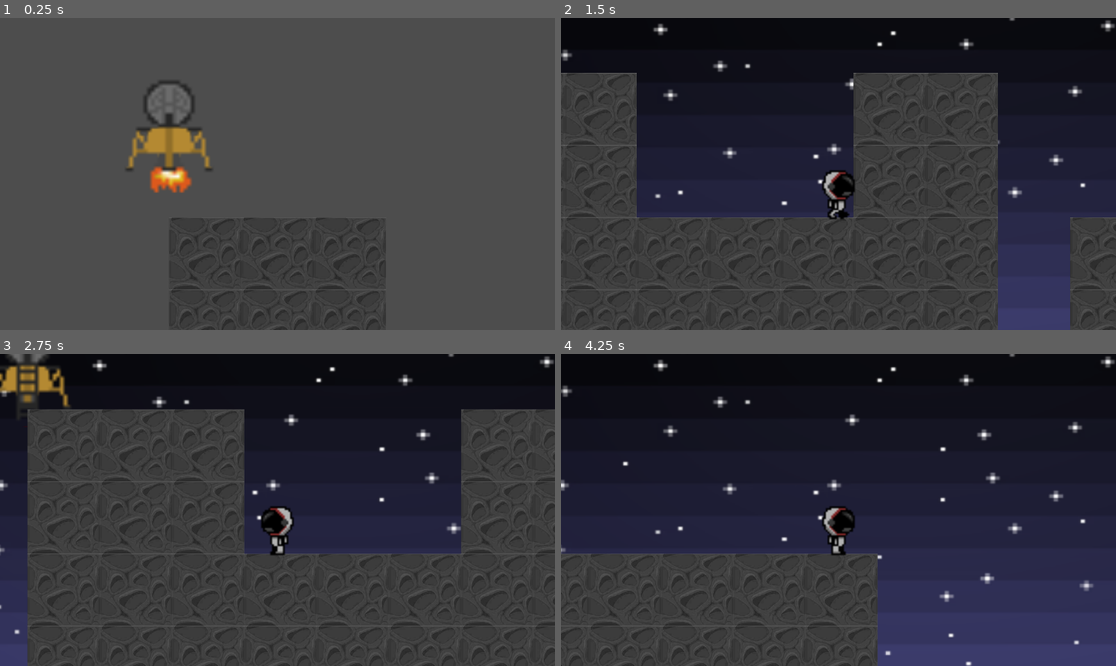
Above: before the commit, frames 1-4 (two rows, left to right).
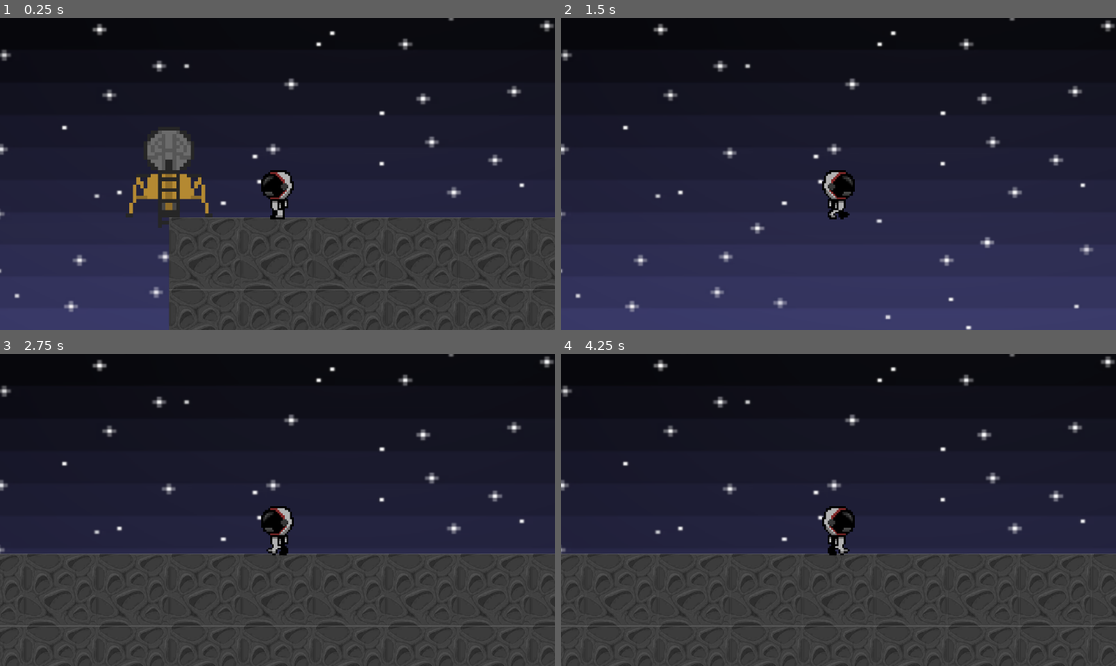
Above: after the commit, the same moments.

Repository: JinxedGrim/MoonGame
Game: Godot game, scene res://Scenes/Initial/root.tscn
Two runs of this game, one before a commit and one after it. Both use one fixed random seed, a clock stepped at 60 frames per second and the inputs below.
Inputs:
- Up to frame 1 (0.25 s): no input
- Up to frame 2 (1.5 s): hold Right (Right) from 0.53 s (still down); tap Space (Jump) at 0.77 s; tap Enter at 1.25 s
- Up to frame 3 (2.75 s): tap Space (Jump) at 1.52 s; release Right (Right) at 2.03 s; hold A (Left) from 2.03 s (still down)
- Up to frame 4 (4.25 s): release A (Left) at 2.78 s; hold Right (Right) from 2.78 s (still down); tap Space (Jump) at 3.02, 3.5, 3.77 s

The runs differ from the first frame. In frame 1, 75% of the frame differs, in the area x 0-100%, y 0-100%; in frame 2, 36%; in frame 3, 25%; in frame 4, 11%.

Commit message:
Added several new prefabs including enemy, satelite and a few others

Diff:
--- a/Scenes/Initial/LanderCutscene.gd
+++ b/Scenes/Initial/LanderCutscene.gd
@@ -25,14 +25,11 @@
 
 func _physics_process(delta: float) -> void:
 	var updateAnimation = false
-	var player = get_parent().get_node("CharacterBody2D")
 
 	if IsLanding:
 		# Apply gravity only if not yet on the floor
 		if not is_on_floor():
 			velocity += get_gravity() * delta
-
-			player.visible = false
 
 			if AnimMode == AnimationMode.Idle:
 				updateAnimation = true
--- a/Scenes/Initial/root.gd
+++ b/Scenes/Initial/root.gd
@@ -1,25 +1,70 @@
 extends Node2D
 
 const LevelWidth = 100   # Longer level for more fun
+const LevelHeight = 4   # Longer level for more fun
 const TileScale = 10
 var hasSpawned = false
 var TileTexture: Texture2D
+var SatScene := preload("res://Scenes/Satelite/Satelite.tscn")
+
 
 func _ready() -> void:
 	TileTexture = load("res://Assets/Tiles/Tile_1.png")
-	_generateRandomLevel()
-	var lander = $LunarLander  # shorthand for get_node("AnimatedSprite2D")
+	GenerateTestLevel()
+	var landerPrefab = $LanderPrefab  # shorthand for get_node("AnimatedSprite2D")
+	var lander = landerPrefab.get_node("LunarLander")
 	lander.IsLanding = true
+
+func _process(delta: float) -> void:
+	var landerPrefab = $LanderPrefab  # shorthand for get_node("AnimatedSprite2D")
+	var lander = landerPrefab.get_node("LunarLander")
 	var player = $CharacterBody2D  # shorthand for get_node("AnimatedSprite2D")
 
-func _process(delta: float) -> void:
-	var lander = $LunarLander  # shorthand for get_node("AnimatedSprite2D")
-	var player = $CharacterBody2D  # shorthand for get_node("AnimatedSprite2D")
 	if lander.IsLanding == false:
 		lander.LadderOut = true
 		if not hasSpawned:
 			player.visible = true;
 			hasSpawned = true
+
+func _spawnTile(x, y, scale, textureToUse):
+	var tex_size = textureToUse.get_size()
+	var tile = StaticBody2D.new()
+	var tileSprite = Sprite2D.new()
+	tileSprite.texture = TileTexture
+	tileSprite.position = Vector2(TileScale / 2, TileScale / 2)
+	tileSprite.scale = Vector2(TileScale / tex_size.x, TileScale / tex_size.y)
+	tile.add_child(tileSprite)
+
+	# Physics
+	var collider = CollisionShape2D.new()
+	var shape = RectangleShape2D.new()
+	shape.size = Vector2(TileScale, TileScale)
+	collider.shape = shape
+	collider.position = Vector2(TileScale / 2, TileScale / 2)
+	tile.add_child(collider)
+
+	# Placement
+	var x_pos = x * TileScale
+	var y_pos = y * TileScale
+	tile.position = Vector2(x_pos, y_pos)
+
+	add_child(tile)
+
+
+func GenerateTestLevel() -> void:
+	var tex_size = TileTexture.get_size()
+	for x in range(LevelWidth):
+		for y in range(LevelHeight):
+
+			if y == 0 and x == LevelWidth - 1:
+				_spawnTile(x, y, TileScale, TileTexture)
+				var sat = SatScene.instantiate()
+				sat.position = Vector2(x*TileScale,(y-1)*TileScale)
+				add_child(sat)
+				continue
+
+			_spawnTile(x, y, TileScale, TileTexture)
+
 
 func _generateRandomLevel() -> void:
 	var current_step = 0
@@ -44,9 +89,6 @@
 			var tileSprite = Sprite2D.new()
 			if TileTexture != null:
 				tileSprite.texture = TileTexture
-			else:
-				tileSprite.texture = PlaceholderTexture2D.new()
-				tileSprite.texture.size = Vector2(64, 64)
 
 			tileSprite.centered = false
 			tileSprite.texture_filter = CanvasItem.TEXTURE_FILTER_NEAREST
--- a/Scenes/Initial/root.tscn
+++ b/Scenes/Initial/root.tscn
@@ -4,62 +4,51 @@
 [ext_resource type="Script" uid="uid://dtmukjy4ibm2j" path="res://Scenes/Initial/camera_2d.gd" id="2_0r7px"]
 [ext_resource type="Texture2D" uid="uid://1gpc4k3a3w1x" path="res://Assets/Player/Cosmonaught/Cosmonaught.png" id="2_wfgyk"]
 [ext_resource type="Texture2D" uid="uid://o8dyf8ud2dwq" path="res://Assets/Player/Cosmonaught/walking.png" id="3_b8phq"]
-[ext_resource type="Texture2D" uid="uid://bi5mmhqtods6w" path="res://Assets/MissionObjects/MissionObjects.png" id="5_0r7px"]
-[ext_resource type="Script" uid="uid://difn4ktlg814d" path="res://Scenes/Initial/LanderCutscene.gd" id="5_qib2g"]
+[ext_resource type="Texture2D" uid="uid://dhdflgtb27ps5" path="res://Assets/Player/Cosmonaught/astronaut_moveset.png" id="4_37rhu"]
 [ext_resource type="Script" uid="uid://dkh5dknfl24p4" path="res://Scenes/Initial/character_body_2d.gd" id="6_37rhu"]
 [ext_resource type="Script" uid="uid://bcxoiu7lsfk0h" path="res://Scenes/Initial/PlayerHudController.gd" id="6_hud"]
 [ext_resource type="Texture2D" uid="uid://cquj3fe7tqqbu" path="res://Assets/Sky/sky.png" id="7_mu1ri"]
+[ext_resource type="PackedScene" uid="uid://wyqdx5p51al1" path="res://Scenes/Lander_Prefab/LanderPrefab.tscn" id="8_qib2g"]
 
 [sub_resource type="AtlasTexture" id="AtlasTexture_4nrli"]
-atlas = ExtResource("5_0r7px")
-region = Rect2(0, 0, 32, 32)
+atlas = ExtResource("4_37rhu")
+region = Rect2(64, 32, 32, 32)
 
 [sub_resource type="AtlasTexture" id="AtlasTexture_rbs6e"]
-atlas = ExtResource("5_0r7px")
-region = Rect2(32, 0, 32, 32)
+atlas = ExtResource("4_37rhu")
+region = Rect2(96, 32, 32, 32)
 
 [sub_resource type="AtlasTexture" id="AtlasTexture_3n4lb"]
-atlas = ExtResource("5_0r7px")
-region = Rect2(64, 0, 32, 32)
+atlas = ExtResource("4_37rhu")
+region = Rect2(128, 32, 32, 32)
 
 [sub_resource type="AtlasTexture" id="AtlasTexture_nvdal"]
-atlas = ExtResource("5_0r7px")
+atlas = ExtResource("4_37rhu")
 region = Rect2(0, 32, 32, 32)
 
-[sub_resource type="SpriteFrames" id="SpriteFrames_cdy35"]
-animations = [{
-"frames": [{
-"duration": 1.0,
-"texture": SubResource("AtlasTexture_4nrli")
-}, {
-"duration": 1.0,
-"texture": SubResource("AtlasTexture_rbs6e")
-}],
-"loop": true,
-"name": &"Flying",
-"speed": 7.0
-}, {
-"frames": [{
-"duration": 1.0,
-"texture": SubResource("AtlasTexture_3n4lb")
-}],
-"loop": true,
-"name": &"Idle",
-"speed": 5.0
-}, {
-"frames": [{
-"duration": 1.0,
-"texture": SubResource("AtlasTexture_nvdal")
-}],
-"loop": true,
-"name": &"LadderOut",
-"speed": 5.0
-}]
+[sub_resource type="AtlasTexture" id="AtlasTexture_cdy35"]
+atlas = ExtResource("4_37rhu")
+region = Rect2(128, 0, 32, 32)
 
-[sub_resource type="GDScript" id="GDScript_qib2g"]
+[sub_resource type="AtlasTexture" id="AtlasTexture_ikjv5"]
+atlas = ExtResource("4_37rhu")
+region = Rect2(0, 32, 32, 32)
 
-[sub_resource type="RectangleShape2D" id="RectangleShape2D_qib2g"]
-size = Vector2(12, 13)
+[sub_resource type="AtlasTexture" id="AtlasTexture_k2kiu"]
+atlas = ExtResource("4_37rhu")
+region = Rect2(32, 32, 32, 32)
+
+[sub_resource type="AtlasTexture" id="AtlasTexture_0cgp3"]
+atlas = ExtResource("4_37rhu")
+region = Rect2(0, 64, 32, 32)
+
+[sub_resource type="AtlasTexture" id="AtlasTexture_xpx2e"]
+atlas = ExtResource("4_37rhu")
+region = Rect2(32, 64, 32, 32)
+
+[sub_resource type="AtlasTexture" id="AtlasTexture_ecvap"]
+atlas = ExtResource("4_37rhu")
+region = Rect2(64, 64, 32, 32)
 
 [sub_resource type="AtlasTexture" id="AtlasTexture_0r7px"]
 atlas = ExtResource("3_b8phq")
@@ -81,11 +70,61 @@
 animations = [{
 "frames": [{
 "duration": 1.0,
+"texture": SubResource("AtlasTexture_4nrli")
+}, {
+"duration": 1.0,
+"texture": SubResource("AtlasTexture_rbs6e")
+}, {
+"duration": 1.0,
+"texture": SubResource("AtlasTexture_3n4lb")
+}],
+"loop": true,
+"name": &"GunWalking",
+"speed": 5.0
+}, {
+"frames": [{
+"duration": 1.0,
 "texture": ExtResource("2_wfgyk")
 }],
 "loop": true,
 "name": &"Idle",
 "speed": 5.0
+}, {
+"frames": [{
+"duration": 1.0,
+"texture": SubResource("AtlasTexture_nvdal")
+}],
+"loop": true,
+"name": &"Interact",
+"speed": 5.0
+}, {
+"frames": [{
+"duration": 1.0,
+"texture": SubResource("AtlasTexture_cdy35")
+}, {
+"duration": 1.0,
+"texture": SubResource("AtlasTexture_ikjv5")
+}, {
+"duration": 1.0,
+"texture": SubResource("AtlasTexture_k2kiu")
+}],
+"loop": true,
+"name": &"InteractWalking",
+"speed": 5.0
+}, {
+"frames": [{
+"duration": 1.0,
+"texture": SubResource("AtlasTexture_0cgp3")
+}, {
+"duration": 1.0,
+"texture": SubResource("AtlasTexture_xpx2e")
+}, {
+"duration": 1.0,
+"texture": SubResource("AtlasTexture_ecvap")
+}],
+"loop": true,
+"name": &"Shock",
+"speed": 3.0
 }, {
 "frames": [{
 "duration": 1.0,
@@ -114,20 +153,6 @@
 [node name="PlayerHudController" type="CanvasLayer" parent="." unique_id=123456789]
 script = ExtResource("6_hud")
 
-[node name="LunarLander" type="CharacterBody2D" parent="." unique_id=282141466]
-position = Vector2(0, -30)
-script = ExtResource("5_qib2g")
-
-[node name="LanderSprite" type="AnimatedSprite2D" parent="LunarLander" unique_id=1890200277]
-scale = Vector2(0.5, 0.5)
-sprite_frames = SubResource("SpriteFrames_cdy35")
-animation = &"Flying"
-script = SubResource("GDScript_qib2g")
-
-[node name="LanderCollider" type="CollisionShape2D" parent="LunarLander" unique_id=440124783]
-position = Vector2(0, -1)
-shape = SubResource("RectangleShape2D_qib2g")
-
 [node name="CharacterBody2D" type="CharacterBody2D" parent="." unique_id=1451957606]
 show_behind_parent = true
 top_level = true
@@ -136,6 +161,7 @@
 script = ExtResource("6_37rhu")
 
 [node name="AnimatedSprite2D" type="AnimatedSprite2D" parent="CharacterBody2D" unique_id=1267833415]
+texture_filter = 1
 scale = Vector2(0.25, 0.25)
 sprite_frames = SubResource("SpriteFrames_4nrli")
 animation = &"Idle"
@@ -155,3 +181,5 @@
 position = Vector2(1.0728836e-06, 3.500001)
 scale = Vector2(0.14255321, 0.1131757)
 texture = ExtResource("7_mu1ri")
+
+[node name="LanderPrefab" parent="." unique_id=1445736981 instance=ExtResource("8_qib2g")]
--- /dev/null
+++ b/Scenes/IntroSplash/MainMenu.tscn
@@ -0,0 +1,3 @@
+[gd_scene format=3 uid="uid://bb45nvwmmremc"]
+
+[node name="MainMenu" type="Node2D" unique_id=1736069861]
--- /dev/null
+++ b/Scenes/Lander_Prefab/LanderPrefab.tscn
@@ -0,0 +1,72 @@
+[gd_scene format=3 uid="uid://wyqdx5p51al1"]
+
+[ext_resource type="Script" uid="uid://difn4ktlg814d" path="res://Scenes/Initial/LanderCutscene.gd" id="1_lewvn"]
+[ext_resource type="Texture2D" uid="uid://bi5mmhqtods6w" path="res://Assets/MissionObjects/MissionObjects.png" id="2_dm8lb"]
+
+[sub_resource type="AtlasTexture" id="AtlasTexture_4nrli"]
+atlas = ExtResource("2_dm8lb")
+region = Rect2(0, 0, 32, 32)
+
+[sub_resource type="AtlasTexture" id="AtlasTexture_rbs6e"]
+atlas = ExtResource("2_dm8lb")
+region = Rect2(32, 0, 32, 32)
+
+[sub_resource type="AtlasTexture" id="AtlasTexture_3n4lb"]
+atlas = ExtResource("2_dm8lb")
+region = Rect2(64, 0, 32, 32)
+
+[sub_resource type="AtlasTexture" id="AtlasTexture_nvdal"]
+atlas = ExtResource("2_dm8lb")
+region = Rect2(0, 32, 32, 32)
+
+[sub_resource type="SpriteFrames" id="SpriteFrames_ni6rp"]
+animations = [{
+"frames": [{
+"duration": 1.0,
+"texture": SubResource("AtlasTexture_4nrli")
+}, {
+"duration": 1.0,
+"texture": SubResource("AtlasTexture_rbs6e")
+}],
+"loop": true,
+"name": &"Flying",
+"speed": 7.0
+}, {
+"frames": [{
+"duration": 1.0,
+"texture": SubResource("AtlasTexture_3n4lb")
+}],
+"loop": true,
+"name": &"Idle",
+"speed": 5.0
+}, {
+"frames": [{
+"duration": 1.0,
+"texture": SubResource("AtlasTexture_nvdal")
+}],
+"loop": true,
+"name": &"LadderOut",
+"speed": 5.0
+}]
+
+[sub_resource type="GDScript" id="GDScript_hfiew"]
+
+[sub_resource type="RectangleShape2D" id="RectangleShape2D_tt413"]
+size = Vector2(12, 13)
+
+[node name="LanderPrefab" type="Node2D" unique_id=1445736981]
+
+[node name="LunarLander" type="CharacterBody2D" parent="." unique_id=1201502519]
+position = Vector2(0, -30)
+script = ExtResource("1_lewvn")
+
+[node name="LanderSprite" type="AnimatedSprite2D" parent="LunarLander" unique_id=1507403281]
+texture_filter = 1
+scale = Vector2(0.5, 0.5)
+sprite_frames = SubResource("SpriteFrames_ni6rp")
+animation = &"Flying"
+script = SubResource("GDScript_hfiew")
+
+[node name="LanderCollider" type="CollisionShape2D" parent="LunarLander" unique_id=1816361502]
+position = Vector2(0, -1)
+shape = SubResource("RectangleShape2D_tt413")
--- /dev/null
+++ b/Scenes/RockWarbler/RockWarbler.tscn
@@ -0,0 +1,81 @@
+[gd_scene format=3 uid="uid://pr0ocick000k"]
+
+[ext_resource type="Texture2D" uid="uid://bx0jcdrjo47eg" path="res://Assets/Enemy/mobs.png" id="1_72u4w"]
+
+[sub_resource type="AtlasTexture" id="AtlasTexture_fad4f"]
+atlas = ExtResource("1_72u4w")
+region = Rect2(0, 64, 32, 32)
+
+[sub_resource type="AtlasTexture" id="AtlasTexture_kpc5o"]
+atlas = ExtResource("1_72u4w")
+region = Rect2(64, 64, 32, 32)
+
+[sub_resource type="AtlasTexture" id="AtlasTexture_htdn3"]
+atlas = ExtResource("1_72u4w")
+region = Rect2(0, 64, 32, 32)
+
+[sub_resource type="AtlasTexture" id="AtlasTexture_fn0ov"]
+atlas = ExtResource("1_72u4w")
+region = Rect2(64, 32, 32, 32)
+
+[sub_resource type="AtlasTexture" id="AtlasTexture_owmnw"]
+atlas = ExtResource("1_72u4w")
+region = Rect2(0, 64, 32, 32)
+
+[sub_resource type="AtlasTexture" id="AtlasTexture_226hg"]
+atlas = ExtResource("1_72u4w")
+region = Rect2(32, 64, 32, 32)
+
+[sub_resource type="SpriteFrames" id="SpriteFrames_bywoa"]
+animations = [{
+"frames": [{
+"duration": 1.0,
+"texture": SubResource("AtlasTexture_fad4f")
+}, {
+"duration": 1.0,
+"texture": SubResource("AtlasTexture_kpc5o")
+}],
+"loop": false,
+"name": &"Death",
+"speed": 3.0
+}, {
+"frames": [{
+"duration": 1.0,
+"texture": SubResource("AtlasTexture_htdn3")
+}],
+"loop": true,
+"name": &"DetectedIdle",
+"speed": 5.0
+}, {
+"frames": [{
+"duration": 1.0,
+"texture": SubResource("AtlasTexture_fn0ov")
+}],
+"loop": true,
+"name": &"Idle",
+"speed": 5.0
+}, {
+"frames": [{
+"duration": 1.0,
+"texture": SubResource("AtlasTexture_owmnw")
+}, {
+"duration": 1.0,
+"texture": SubResource("AtlasTexture_226hg")
+}],
+"loop": true,
+"name": &"Walking",
+"speed": 5.0
+}]
+
+[node name="RockWarbler" type="Node2D" unique_id=882057299]
+
+[node name="CharacterBody2D" type="CharacterBody2D" parent="." unique_id=1879319504]
+
+[node name="AnimatedSprite2D" type="AnimatedSprite2D" parent="CharacterBody2D" unique_id=2125665955]
+texture_filter = 1
+sprite_frames = SubResource("SpriteFrames_bywoa")
+animation = &"Death"
+frame = 1
+frame_progress = 1.0
+
+[node name="CollisionShape2D" type="CollisionShape2D" parent="CharacterBody2D" unique_id=1970660360]
--- /dev/null
+++ b/Scenes/Satelite/Satelite.tscn
@@ -0,0 +1,45 @@
+[gd_scene format=3 uid="uid://udd4stms41fw"]
+
+[ext_resource type="Texture2D" uid="uid://bi5mmhqtods6w" path="res://Assets/MissionObjects/MissionObjects.png" id="1_7762j"]
+[ext_resource type="Script" uid="uid://dkjltig57e4qt" path="res://Scenes/Satelite/satelite.gd" id="1_kqoyo"]
+
+[sub_resource type="AtlasTexture" id="AtlasTexture_kqoyo"]
+atlas = ExtResource("1_7762j")
+region = Rect2(0, 64, 32, 32)
+
+[sub_resource type="AtlasTexture" id="AtlasTexture_43fjh"]
+atlas = ExtResource("1_7762j")
+region = Rect2(32, 64, 32, 32)
+
+[sub_resource type="SpriteFrames" id="SpriteFrames_e8tiq"]
+animations = [{
+"frames": [{
+"duration": 1.0,
+"texture": SubResource("AtlasTexture_kqoyo")
+}, {
+"duration": 1.0,
+"texture": SubResource("AtlasTexture_43fjh")
+}],
+"loop": true,
+"name": &"Idle",
+"speed": 2.0
+}]
+
+[sub_resource type="RectangleShape2D" id="RectangleShape2D_7762j"]
+size = Vector2(12, 23)
+
+[node name="Satelite" type="Node2D" unique_id=1417630065]
+script = ExtResource("1_kqoyo")
+
+[node name="StaticBody2D" type="StaticBody2D" parent="." unique_id=1951164354]
+
+[node name="SateliteSprite" type="AnimatedSprite2D" parent="StaticBody2D" unique_id=441181166]
+texture_filter = 1
+scale = Vector2(0.75, 0.75)
+sprite_frames = SubResource("SpriteFrames_e8tiq")
+animation = &"Idle"
+frame_progress = 0.5509816
+
+[node name="CollisionShape2D" type="CollisionShape2D" parent="StaticBody2D" unique_id=1878755655]
+position = Vector2(0, -0.5)
+shape = SubResource("RectangleShape2D_7762j")
--- /dev/null
+++ b/Scenes/Satelite/satelite.gd
@@ -0,0 +1,11 @@
+extends Node2D
+
+var SatSprite = null
+func _ready() -> void:
+	SatSprite = $StaticBody2D/SateliteSprite
+	SatSprite.play("Idle")
+
+
+# Called every frame. 'delta' is the elapsed time since the previous frame.
+func _process(delta: float) -> void:
+	pass
--- /dev/null
+++ b/Scenes/Shade/Shade.tscn
@@ -0,0 +1,74 @@
+[gd_scene format=3 uid="uid://c1e3xsfi2vjk5"]
+
+[ext_resource type="Texture2D" uid="uid://bx0jcdrjo47eg" path="res://Assets/Enemy/mobs.png" id="1_18ynq"]
+
+[sub_resource type="AtlasTexture" id="AtlasTexture_s2h6r"]
+atlas = ExtResource("1_18ynq")
+region = Rect2(32, 0, 32, 32)
+
+[sub_resource type="AtlasTexture" id="AtlasTexture_rwrml"]
+atlas = ExtResource("1_18ynq")
+region = Rect2(32, 32, 32, 32)
+
+[sub_resource type="AtlasTexture" id="AtlasTexture_3ikxk"]
+atlas = ExtResource("1_18ynq")
+region = Rect2(32, 0, 32, 32)
+
+[sub_resource type="AtlasTexture" id="AtlasTexture_6s5gd"]
+atlas = ExtResource("1_18ynq")
+region = Rect2(64, 0, 32, 32)
+
+[sub_resource type="AtlasTexture" id="AtlasTexture_7s1lq"]
+atlas = ExtResource("1_18ynq")
+region = Rect2(0, 0, 32, 32)
+
+[sub_resource type="AtlasTexture" id="AtlasTexture_idud7"]
+atlas = ExtResource("1_18ynq")
+region = Rect2(32, 0, 32, 32)
+
+[sub_resource type="SpriteFrames" id="SpriteFrames_2iwe3"]
+animations = [{
+"frames": [{
+"duration": 1.0,
+"texture": SubResource("AtlasTexture_s2h6r")
+}, {
+"duration": 1.0,
+"texture": SubResource("AtlasTexture_rwrml")
+}],
+"loop": true,
+"name": &"Die",
+"speed": 2.0
+}, {
+"frames": [{
+"duration": 1.0,
+"texture": SubResource("AtlasTexture_3ikxk")
+}, {
+"duration": 1.0,
+"texture": SubResource("AtlasTexture_6s5gd")
+}],
+"loop": true,
+"name": &"Idle",
+"speed": 1.0
+}, {
+"frames": [{
+"duration": 1.0,
+"texture": SubResource("AtlasTexture_7s1lq")
+}, {
+"duration": 1.0,
+"texture": SubResource("AtlasTexture_idud7")
+}],
+"loop": true,
+"name": &"Spawn",
+"speed": 2.0
+}]
+
+[node name="Shade" type="Node2D" unique_id=161646886]
+
+[node name="CharacterBody2D" type="CharacterBody2D" parent="." unique_id=274964335]
+
+[node name="AnimatedSprite2D" type="AnimatedSprite2D" parent="CharacterBody2D" unique_id=2141729686]
+sprite_frames = SubResource("SpriteFrames_2iwe3")
+animation = &"Spawn"
+frame_progress = 0.9047598
+
+[node name="CollisionShape2D" type="CollisionShape2D" parent="CharacterBody2D" unique_id=1969184078]
Binary file added: Assets/Player/Cosmonaught/astronaut_moveset.png
Not shown, changed: Assets/Player/Cosmonaught/astronaut_moveset.png.import
Binary file removed: Assets/Player/Soldier.png
Not shown, added: Scenes/Satelite/satelite.gd.uid
Not shown, added: Scenes/Satelite/Satelite.tscn36679492289.tmp
